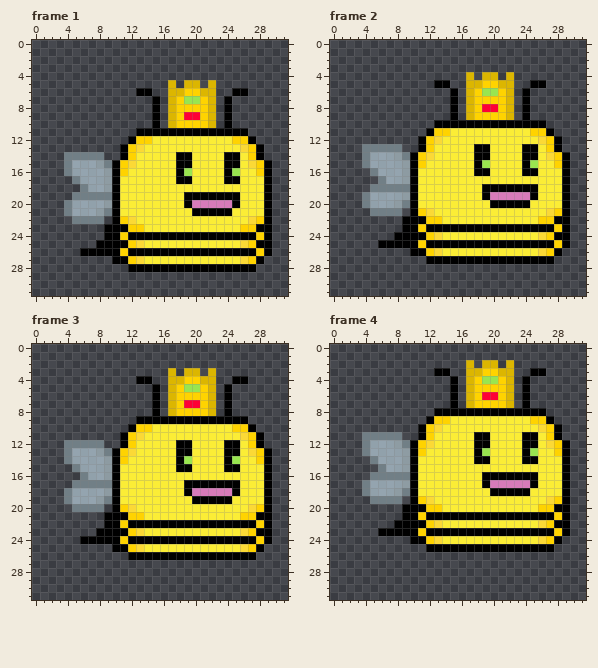
Two states of a pixel-art file, Textures/Characters/Player3/Player_3.aseprite. The first picture shows the starting point.
32x32 pixels, 8 frames. Shown: frame 1, frame 2, frame 3, frame 4. The commit also changed other frames, which this record leaves out.
Once edited:
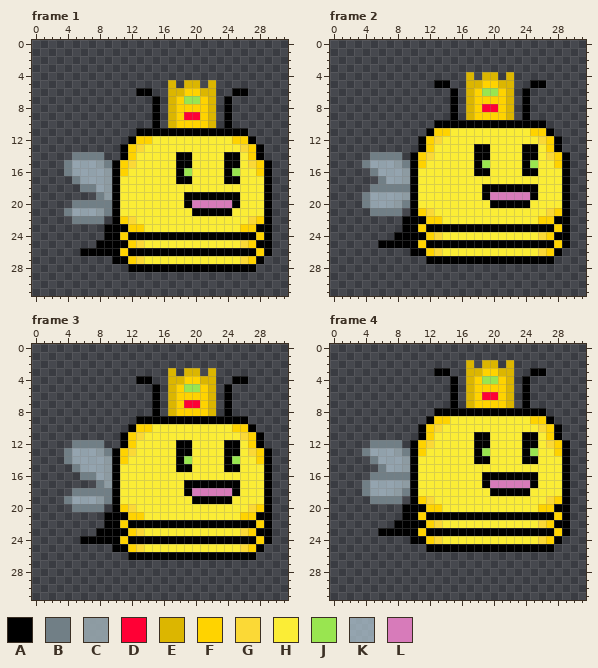
Palette (. is transparent): A #000000  B #717f86  C #95a4abe9  D #ff0035  E #dcb600  F #ffd300  G #fbd936  H #fbed36  J #99e550  K #b5cbd7b4  L #d77bba
Edits made:
--- frame 1
@@ x 2..6 @@
 13 .....
-14 ..BBB
+14 ...BB
 15 ..BKK
@@ x 2..11 @@
 17 ...BKKKCAH
-18 ....BKKCAH
-19 ...BBBBBAH
-20 ..BKKKKCAH
+18 ....BBKCAH
+19 ......BCAH
+20 ...BBBBBAH
 21 ..BKKKCBAH
--- frame 2
@@ x 2..11 @@
 12 .........A
-13 ..BBBBB..A
-14 ..BKKKCBAF
-15 ..BKKKKCAF
+13 .........A
+14 ...BBBB.AF
+15 ..BKKKCBAF
 16 ...BKKKCAH
--- frame 3
@@ x 2..6 @@
 11 .....
-12 ..BBB
+12 ...BB
 13 ..BKK
@@ x 2..11 @@
 15 ...BKKKCAH
-16 ....BKKCAH
-17 ...BBBBBAH
-18 ..BKKKKCAH
+16 ....BBKCAH
+17 ......BCAH
+18 ...BBBBBAH
 19 ..BKKKCBAH
--- frame 4
@@ x 2..11 @@
 10 .........A
-11 ..BBBBB..A
-12 ..BKKKCBAF
-13 ..BKKKKCAF
+11 .........A
+12 ...BBBB.AF
+13 ..BKKKCBAF
 14 ...BKKKCAH
Boxes around the changes in both pictures, in picture pixels (x1, y1, x2, y2):
erased: (64, 152, 72, 160)
changed: (64, 184, 112, 208)
changed: (362, 144, 410, 168)
changed: (64, 440, 112, 496)
changed: (362, 432, 410, 456)
